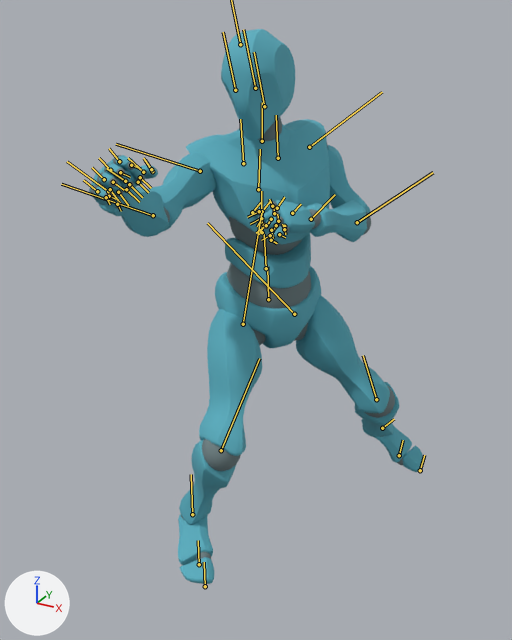
The FBX model ICT206 - Reactive Boxer/Assets/Animations/Low Attack/Jab Cross Left.fbx as it was, and as the next commit left it.
Both versions are drawn from a 50 mm camera at (0.9, -2.085, 1.678) aimed at (-0.048, -0.361, 0.816). Lighting does not change. The marker at lower left points along +X, +Y and +Z. Both versions are drawn at frame 13 of the action 'mixamo.com'; the numbers are the values there. The bones that bend it are drawn over the model as lines.

In view in the first picture: 'Alpha_Joints', 'Alpha_Surface'.
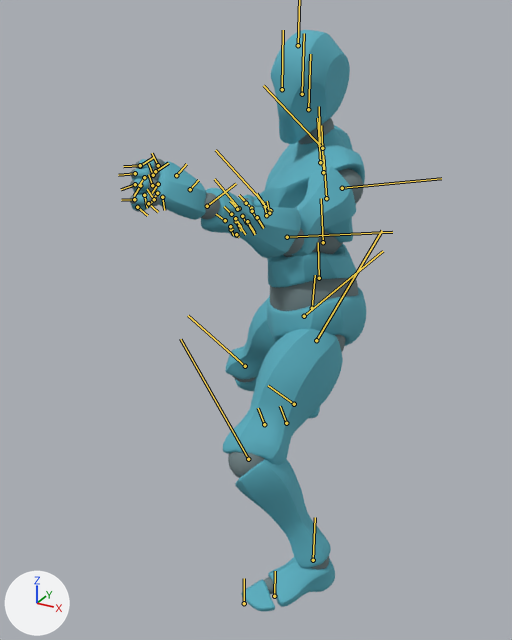
The edits, one by one:
Bone 'mixamorig:Hips' (bone_mixamorig_hips) moves from (-7.6, -16.8, 22.3) to (7.6, -16.8, 22.3).
Bone 'mixamorig:Hips' (bone_mixamorig_hips) turns from (-2, 53, 1) to (-2, -53, -1) degrees about its own x, y and z.
Bone 'mixamorig:Spine' (bone_mixamorig_spine) turns from (8, 6, 6) to (8, -6, -6) degrees about its own x, y and z.
Bone 'mixamorig:Spine1' (bone_mixamorig_spine1) turns from (1, 1, -2) to (1, -1, 2) degrees about its own x, y and z.
Bone 'mixamorig:Spine2' (bone_mixamorig_spine2) turns from (1, 1, -2) to (1, -1, 2) degrees about its own x, y and z.
Bone 'mixamorig:Neck' (bone_mixamorig_neck) turns from (-3, -20, 2) to (-3, 20, -2) degrees about its own x, y and z.
Bone 'mixamorig:Head' (bone_mixamorig_head) turns from (1, -38, 11) to (1, 38, -11) degrees about its own x, y and z.
Bone 'mixamorig:LeftShoulder' (bone_mixamorig_leftshoulder) turns from (0, -5, 7) to (-1, 6, -5) degrees about its own x, y and z.
Bone 'mixamorig:LeftArm' (bone_mixamorig_leftarm) turns from (45, -39, -74) to (-73, -39, -7) degrees about its own x, y and z.
Bone 'mixamorig:LeftForeArm' (bone_mixamorig_leftforearm) turns from (0, -104, 0) to (0, -40, 0) degrees about its own x, y and z.
Bone 'mixamorig:LeftHand' (bone_mixamorig_lefthand) turns from (5, -13, -14) to (15, -15, -22) degrees about its own x, y and z.
Bone 'mixamorig:RightShoulder' (bone_mixamorig_rightshoulder) turns from (-1, -6, 5) to (0, 5, -7) degrees about its own x, y and z.
Bone 'mixamorig:RightArm' (bone_mixamorig_rightarm) turns from (-73, 39, 7) to (45, 39, 74) degrees about its own x, y and z.
Bone 'mixamorig:RightForeArm' (bone_mixamorig_rightforearm) turns from (0, 40, 0) to (0, 104, 0) degrees about its own x, y and z.
Bone 'mixamorig:RightHand' (bone_mixamorig_righthand) turns from (17, 15, 23) to (6, 13, 15) degrees about its own x, y and z.
Bone 'mixamorig:RightUpLeg' (bone_mixamorig_rightupleg) turns from (-35, -21, -16) to (-23, -14, -32) degrees about its own x, y and z.
Bone 'mixamorig:RightLeg' (bone_mixamorig_rightleg) turns from (65, 4, 3) to (55, 14, 2) degrees about its own x, y and z.
Bone 'mixamorig:RightFoot' (bone_mixamorig_rightfoot) turns from (-22, 13, 10) to (16, -5, 11) degrees about its own x, y and z.
Bone 'mixamorig:RightToeBase' (bone_mixamorig_righttoebase) turns from (0, 0, 0) to (-22, 3, 15) degrees about its own x, y and z.
Bone 'mixamorig:LeftUpLeg' (bone_mixamorig_leftupleg) turns from (-23, 14, 32) to (-35, 21, 17) degrees about its own x, y and z.
Bone 'mixamorig:LeftLeg' (bone_mixamorig_leftleg) turns from (55, -14, -2) to (65, -4, -3) degrees about its own x, y and z.
Bone 'mixamorig:LeftFoot' (bone_mixamorig_leftfoot) turns from (16, 5, -11) to (-22, -13, -10) degrees about its own x, y and z.
Bone 'mixamorig:LeftToeBase' (bone_mixamorig_lefttoebase) turns from (-22, -4, -16) to (0, 0, 0) degrees about its own x, y and z.

Pixel boxes [x1, y1, x2, y2] of what changed, in the pictures (512 x 640 px):
'Alpha_Surface', posed (29% narrower)
    before: [89, 29, 424, 584]
    after: [130, 30, 366, 611]
'Alpha_Joints', posed (25% narrower, 7% taller)
    before: [91, 117, 403, 560]
    after: [129, 118, 363, 594]
bone 'mixamorig:Hips', root to tip
    before: (268, 299) to (267, 266)
    after: (312, 308) to (315, 275)
bone 'mixamorig:Spine', root to tip
    before: (266, 268) to (264, 234)
    after: (319, 278) to (318, 242)
bone 'mixamorig:Spine1', root to tip
    before: (262, 232) to (261, 191)
    after: (323, 242) to (321, 198)
bone 'mixamorig:Spine2', root to tip
    before: (258, 189) to (260, 149)
    after: (326, 198) to (323, 155)
bone 'mixamorig:Neck', root to tip
    before: (262, 141) to (262, 102)
    after: (320, 146) to (319, 106)
bone 'mixamorig:Head', root to tip
    before: (264, 106) to (254, 52)
    after: (308, 109) to (310, 54)
bone 'mixamorig:LeftShoulder', root to tip
    before: (278, 158) to (276, 115)
    after: (323, 172) to (321, 125)
bone 'mixamorig:LeftArm', root to tip
    before: (309, 147) to (382, 92)
    after: (342, 188) to (441, 178)
bone 'mixamorig:LeftForeArm', root to tip
    before: (357, 222) to (433, 172)
    after: (287, 237) to (392, 232)
bone 'mixamorig:LeftHand', root to tip
    before: (311, 219) to (335, 194)
    after: (207, 206) to (236, 183)
bone 'mixamorig:RightShoulder', root to tip
    before: (243, 163) to (240, 119)
    after: (320, 162) to (317, 118)
bone 'mixamorig:RightArm', root to tip
    before: (200, 171) to (116, 144)
    after: (322, 148) to (263, 85)
bone 'mixamorig:RightForeArm', root to tip
    before: (153, 215) to (61, 184)
    after: (270, 210) to (215, 150)
bone 'mixamorig:RightHand', root to tip
    before: (108, 191) to (67, 161)
    after: (239, 208) to (214, 179)
bone 'mixamorig:RightUpLeg', root to tip
    before: (243, 324) to (261, 213)
    after: (304, 316) to (383, 251)
bone 'mixamorig:RightLeg', root to tip
    before: (221, 450) to (259, 358)
    after: (245, 366) to (188, 315)
bone 'mixamorig:RightFoot', root to tip
    before: (192, 514) to (191, 474)
    after: (294, 404) to (268, 385)
bone 'mixamorig:RightToeBase', root to tip
    before: (199, 564) to (198, 540)
    after: (286, 423) to (280, 406)
bone 'mixamorig:LeftUpLeg', root to tip
    before: (294, 314) to (207, 223)
    after: (316, 340) to (382, 230)
bone 'mixamorig:LeftLeg', root to tip
    before: (376, 399) to (363, 355)
    after: (248, 459) to (180, 339)
bone 'mixamorig:LeftFoot', root to tip
    before: (382, 428) to (394, 419)
    after: (313, 560) to (315, 517)
bone 'mixamorig:LeftToeBase', root to tip
    before: (399, 455) to (403, 440)
    after: (274, 596) to (275, 571)
